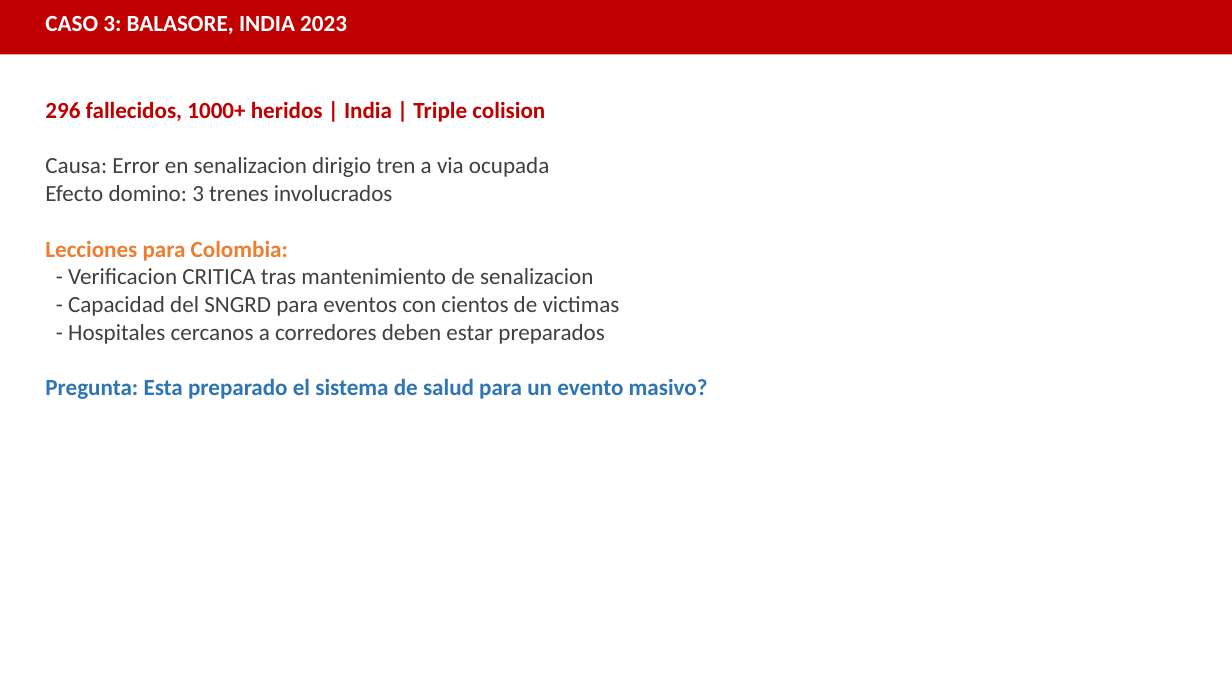
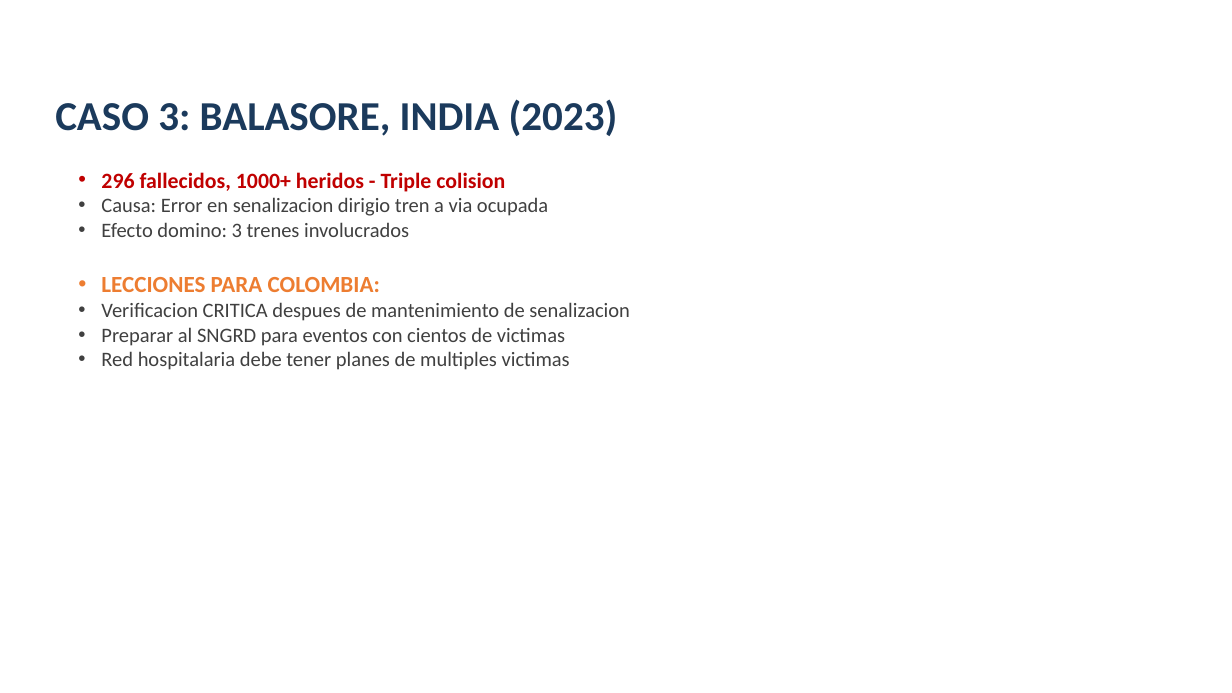
Before and after one commit to brookeprueba1/capacitacion-emergencias-ferroviarias, a slide deck: slide 20 of PRESENTACION_EMERGENCIAS_FERROVIARIAS_COLOMBIA.pptx (slide 18 before the commit). Drawn at 1232x693 pixels with LibreOffice and Linux fonts; fonts in the diff are those of the drawing. Boxes give left, top, right and bottom in pixels: in the first picture for what was removed or moved away, otherwise in the second. Text is boxed around its words. In the diff, an @@ line names an element or a change of style, - is before the commit and + after.

```diff
--- a/PRESENTACION_EMERGENCIAS_FERROVIARIAS_COLOMBIA.pptx
+++ b/PRESENTACION_EMERGENCIAS_FERROVIARIAS_COLOMBIA.pptx
@@ rectangle removed at bbox=[0, 0, 1232, 55] @@
@@ text "CASO 3: BALASORE, INDIA (2023)" at bbox=[55, 99, 618, 136]: vertical alignment top to bottom @@
@@ text at bbox=[55, 99, 618, 136]: text changed; size 18 to 32 pt; text colour #FFFFFF to #1B3A5C @@
-CASO 3: BALASORE, INDIA 2023
+CASO 3: BALASORE, INDIA (2023)
@@ text "296 fallecidos, 1000+ heridos - ...": place and size @@
-text "296 fallecidos, 1000+ heridos - ..." at bbox=[45, 101, 708, 399]
+text "296 fallecidos, 1000+ heridos - ..." at bbox=[101, 172, 630, 370]
@@ text at bbox=[101, 172, 505, 192]: text changed; size 18 to 17 pt @@
-296 fallecidos, 1000+ heridos | India | Triple colision
+• 296 fallecidos, 1000+ heridos - Triple colision
@@ text at bbox=[101, 197, 548, 237]: size 18 to 16 pt in "Causa: Error en senalizacion dirigio tren a ...", "Efecto domino: 3 trenes involucrados"; bullet none to • @@
@@ text at bbox=[101, 277, 630, 370]: text changed; size 18 to 16 pt @@
-Lecciones para Colombia:
-- Verificacion CRITICA tras mantenimiento de senalizacion
-- Capacidad del SNGRD para eventos con cientos de victimas
-- Hospitales cercanos a corredores deben estar preparados
-Pregunta: Esta preparado el sistema de salud para un evento masivo?
+• LECCIONES PARA COLOMBIA:
+• Verificacion CRITICA despues de mantenimiento de senalizacion
+• Preparar al SNGRD para eventos con cientos de victimas
+• Red hospitalaria debe tener planes de multiples victimas
```
Also in this commit, not shown: 14 other slides changed, 7 slides added, 6 slides removed.
